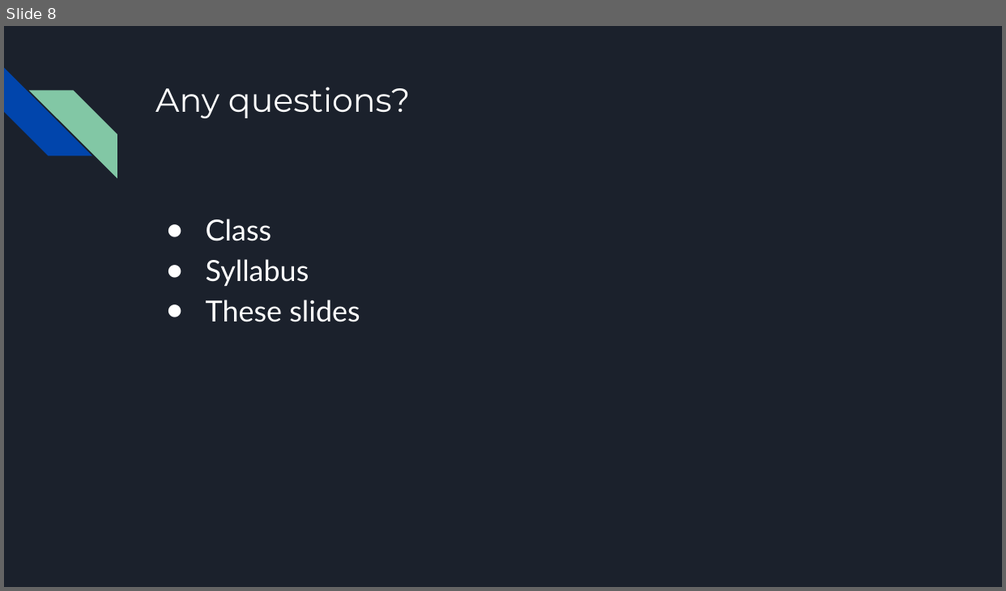
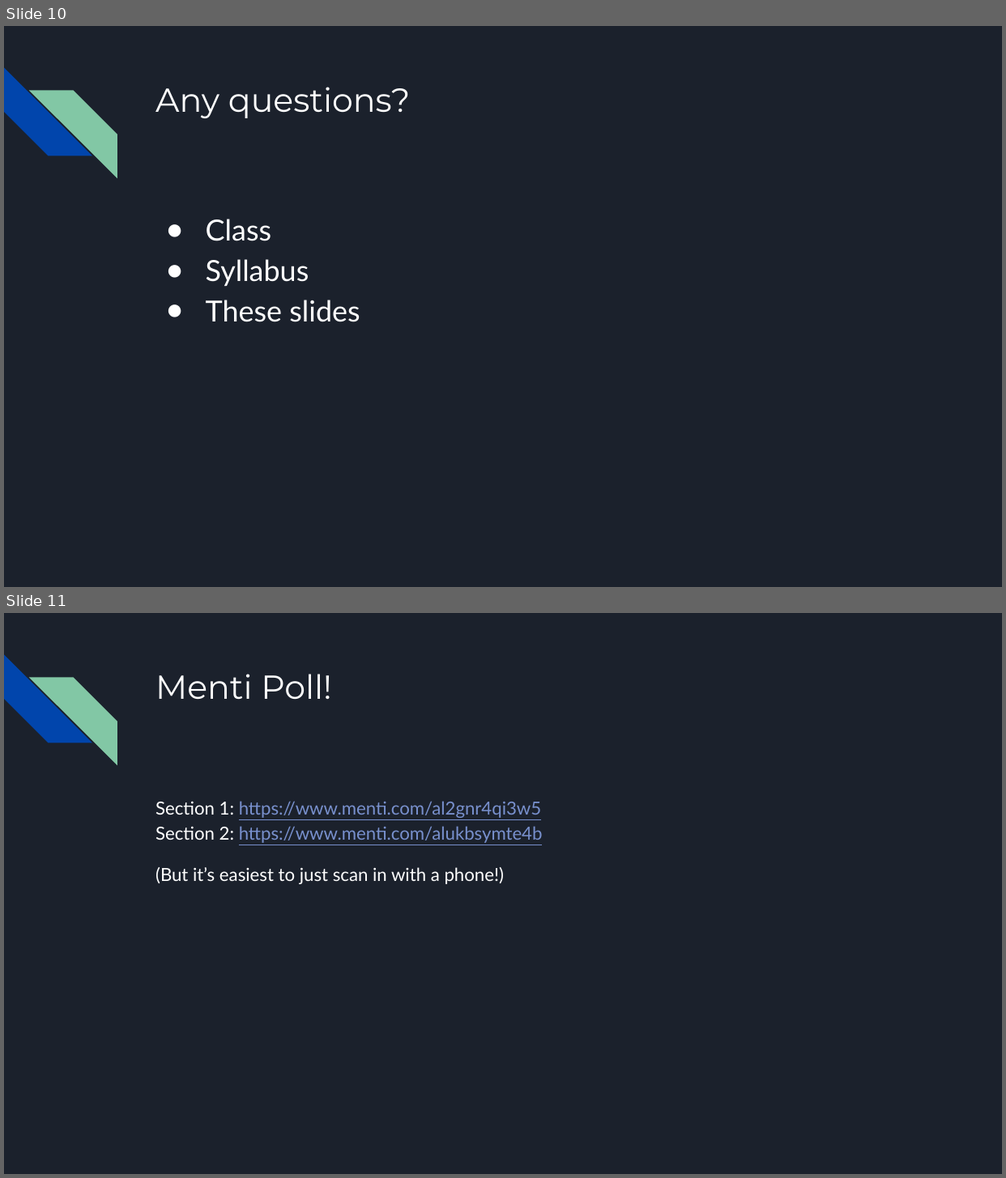
Before and after one commit to ncp38/cs142-s24, a slide deck: lectures/intro/CS142Intro1Slides.pptx. Shown one above the other, each under a label of ours: slide 8 before the commit, slides 10 and 11 after it. The pictures are 1006x591 and 1006x1178 pixels, drawn with LibreOffice and Linux fonts; fonts in the diff are those of the drawing. Boxes give left, top, right and bottom in pixels: in the first picture for what was removed or moved away, otherwise in the second. Text is boxed around its words. In the diff, an @@ line names an element or a change of style, - is before the commit and + after.

```diff
--- a/lectures/intro/CS142Intro1Slides.pptx
+++ b/lectures/intro/CS142Intro1Slides.pptx
@@ slide 11 added at [4,613,1002,1174], background #1B212C; not listed: 2 template elements that a slide beside it also shows @@
@@ title added at [155,674,331,700], 24 pt, text #FFFFFF @@
+Menti Poll!
@@ text added at [155,801,543,884], 13 pt, text #7890CD, underline @@
+Section 1: https://www.menti.com/al2gnr4qi3w5
+Section 2: https://www.menti.com/alukbsymte4b
+(But it’s easiest to just scan in with a phone!)
@@ what was slide 8 is now slide 10 @@
```
Also in this commit, not shown: 2 other slides added, 2 other files.
